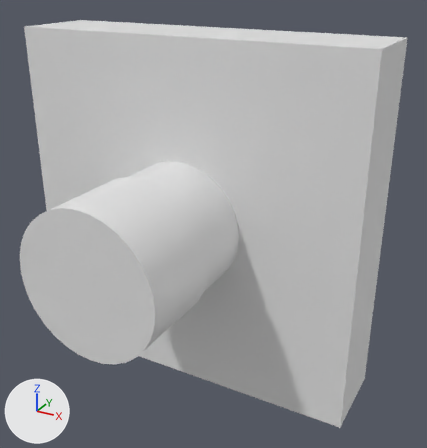
The Blender file front-end/IoT Command Center/Assets/Models/Module.blend as it was, and as the next commit left it.
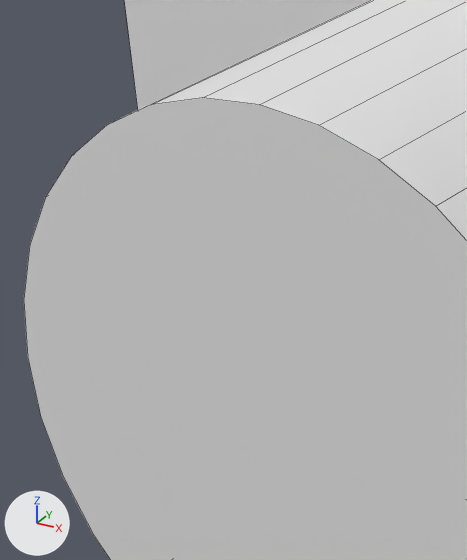
Old and new are each drawn whole from a camera (50 mm lens) standing at (1.608, -2.782, 1.32) and looking at (0.223, -0.264, 0.061) and again close up on the part from 3% to 29% of the width and 41% to 71% of the height. The lights are fixed; the arrows at lower left show +X, +Y and +Z. The close-ups show mesh edges as thin lines. Materials are left out; every surface is plain grey.

In view in the first close-up: 'Body', 'Dial'.
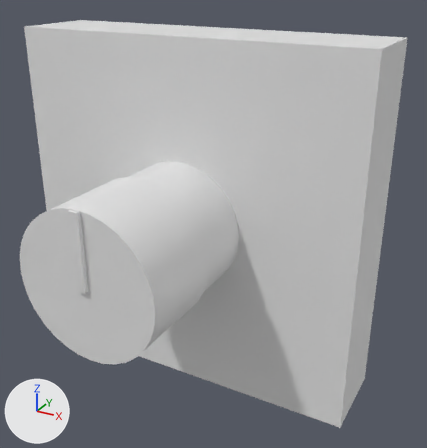
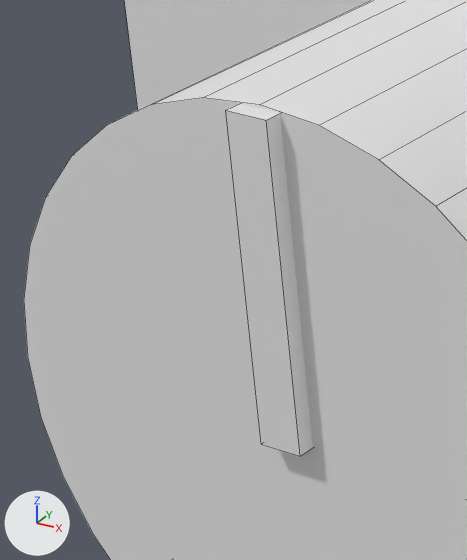
Changed parts and their boxes (x1, y1, x2, y2) in the close-ups (467 x 560 px):
```json
{"part": 1, "of": "me_cylinder", "change": "added", "after": [226, 104, 313, 456]}
```

The change, as JSON lines over the scene's bpy script:
```json
{"block": "me_cylinder", "where": "me_cylinder.from_pydata(...)  # 64 vertices, 34 faces; spans x -1.0..1.0, y -1.0..1.0, z -1.0..1.0"}
{"block": "me_cylinder", "where": "# used by ob_dial; parent = ob_dialbody; location = (0.0, -0.824, 0.0); rotation_euler = (-1.571, 0.0, 0.0), in degrees (-90, 0, 0); scale = (0.381, 0.381, 0.229)"}
{"block": "me_cylinder", "where": "# verts and faces of me_cylinder; kept vertices keep their numbers, new ones are numbered from 64"}
{"block": "me_cylinder", "change": "me_cylinder part 1"}
{"op": "add", "block": "me_cylinder", "code": "verts[64] = (-0.07, 0.01, -1.09)  # pixel (261, 444)"}
{"op": "add", "block": "me_cylinder", "code": "verts[65] = (-0.07, -0.99, -1.09)  # pixel (225, 110)"}
{"op": "add", "block": "me_cylinder", "code": "verts[66] = (-0.07, 0.01, -0.99)"}
{"op": "add", "block": "me_cylinder", "code": "verts[67] = (-0.07, -0.99, -0.99)"}
{"op": "add", "block": "me_cylinder", "code": "for new, old in zip([*range(68, 72)], [*range(64, 68)]): verts[new] = verts[old] + (0.14, 0.0, 0.0)"}
{"op": "add", "block": "me_cylinder", "code": "faces += [(64, 65, 67, 66), (66, 67, 71, 70), (68, 70, 71, 69), (64, 68, 69, 65), (64, 66, 70, 68), (65, 69, 71, 67)]"}
```
